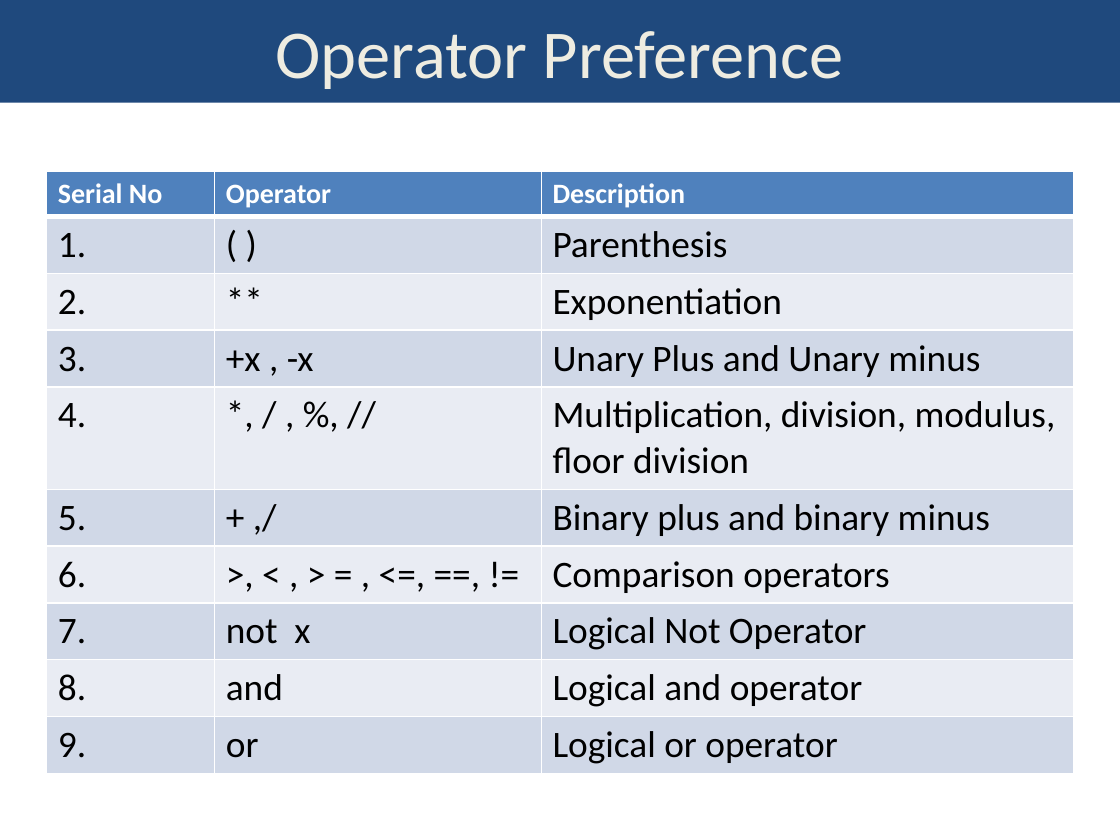
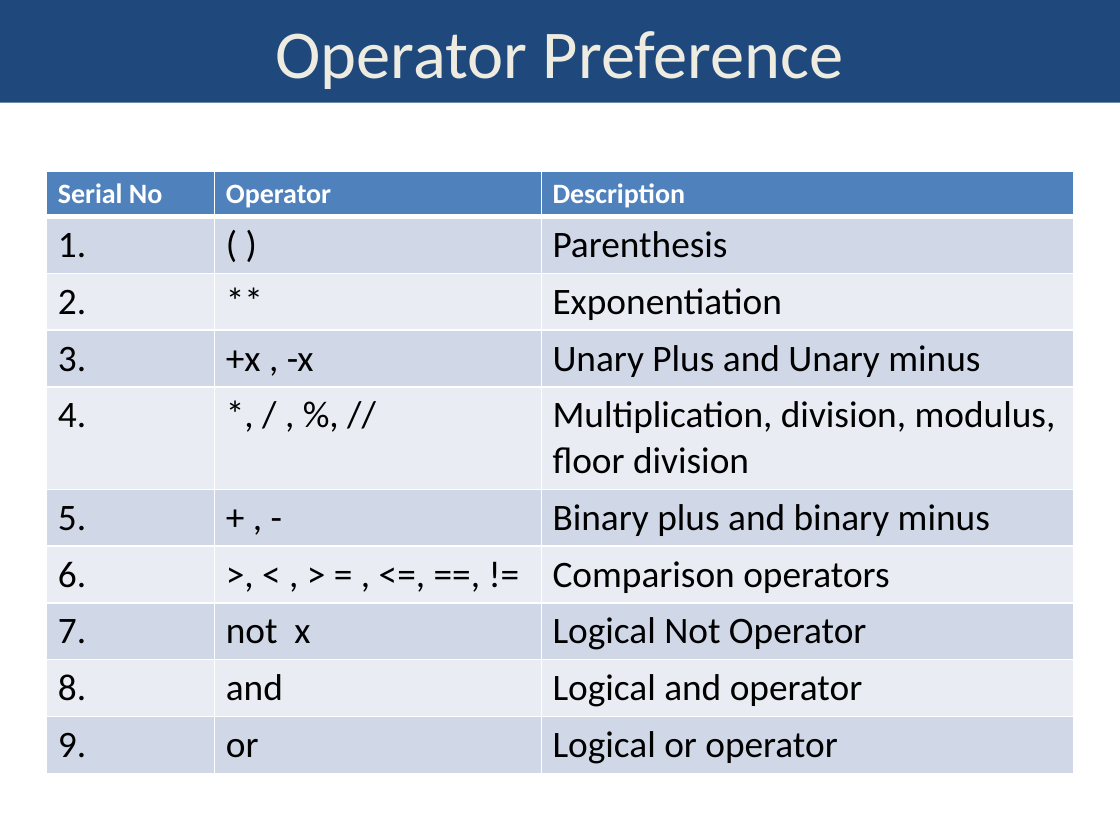
Before and after one commit to davcpscn/XI, a slide deck: slide 8 of Presentations/Operator & Expression.pptx. Drawn at 1120x840 pixels with LibreOffice and Linux fonts; fonts in the diff are those of the drawing. Boxes give left, top, right and bottom in pixels: in the first picture for what was removed or moved away, otherwise in the second. Text is boxed around its words. In the diff, an @@ line names an element or a change of style, - is before the commit and + after.

Commit message:
modified basic presentations

```diff
--- a/Presentations/Operator & Expression.pptx
+++ b/Presentations/Operator & Expression.pptx
@@ table at [47, 171, 1074, 768] @@
-row 6, column 2: + ,/
+row 6, column 2: + , -
```
Also in this commit, not shown: 4 other files.
